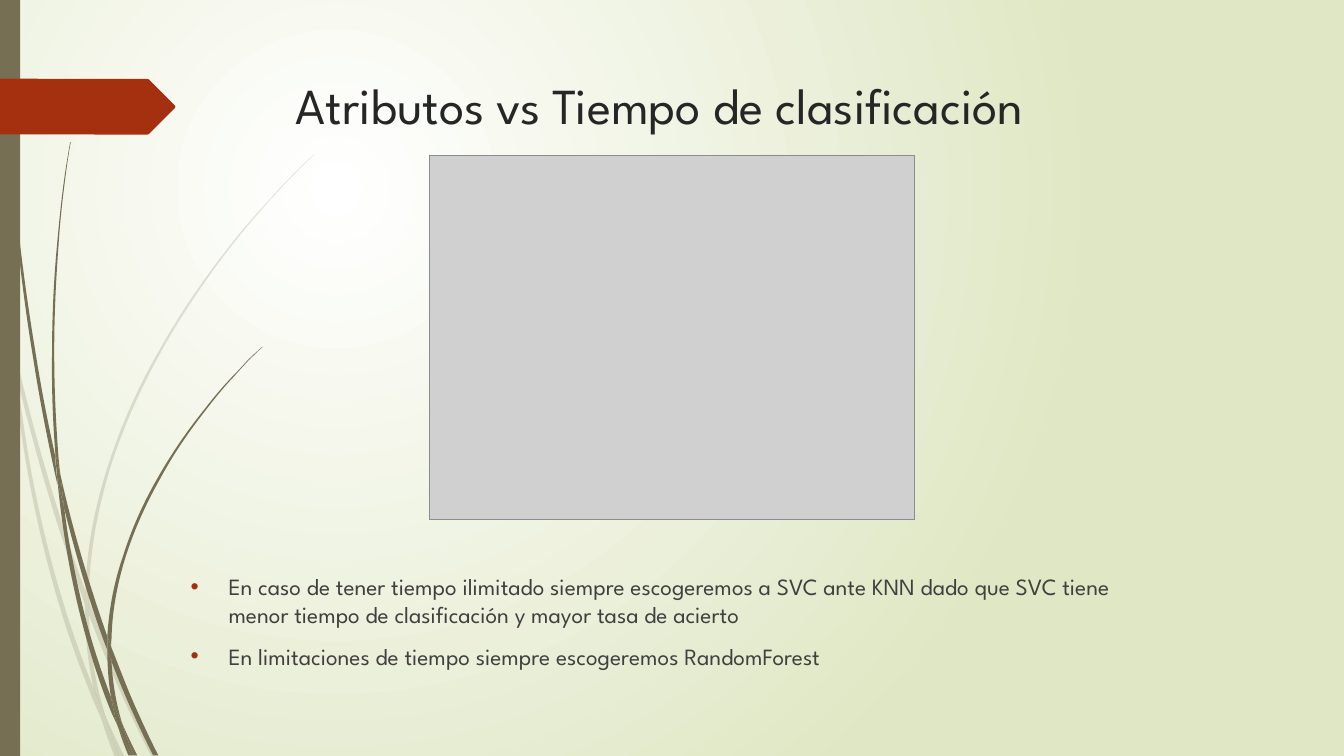
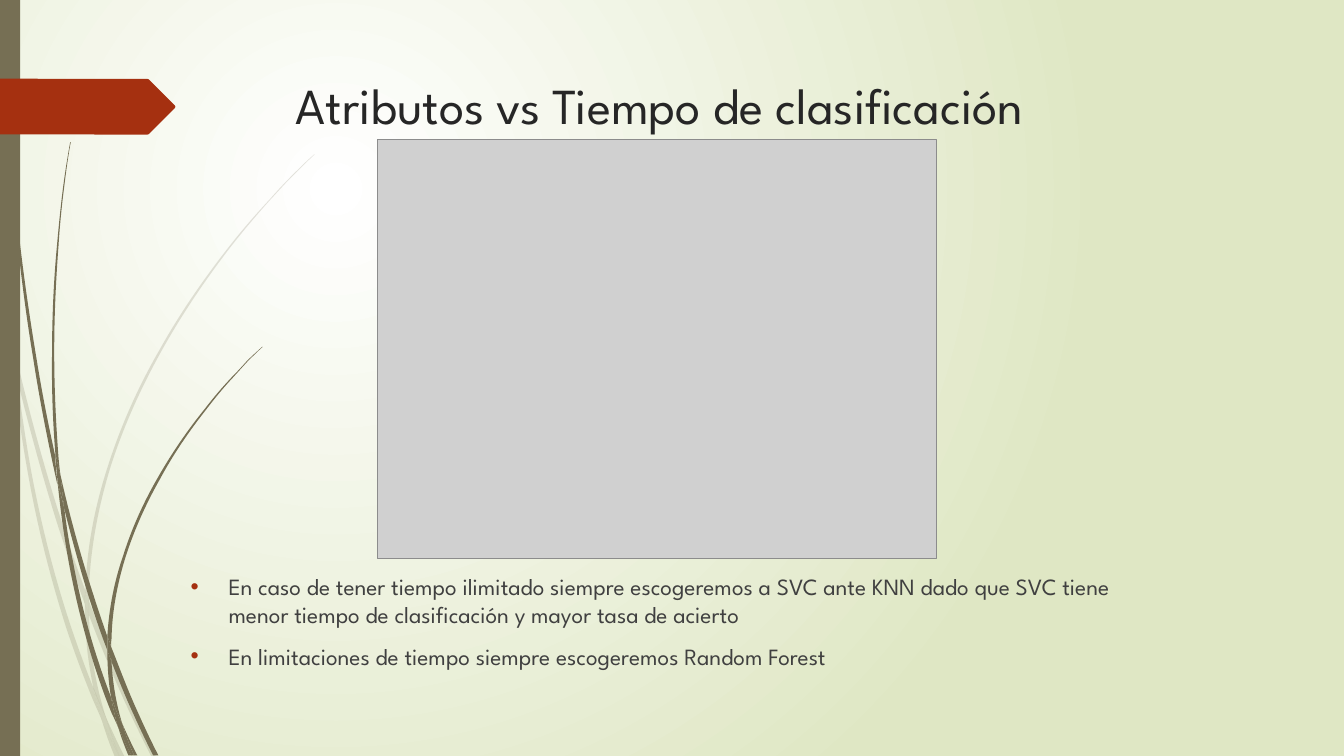
Before and after one commit to Emilio-Samuel/adivino, a slide deck: slide 14 of Proyecto Alfabeto.pptx (slide 13 before the commit). Drawn at 1344x756 pixels with LibreOffice and Linux fonts; fonts in the diff are those of the drawing; grey boxes stand for pictures. Boxes give left, top, right and bottom in pixels: in the first picture for what was removed or moved away, otherwise in the second. Text is boxed around its words. In the diff, an @@ line names an element or a change of style, - is before the commit and + after.

```diff
--- a/Proyecto Alfabeto.pptx
+++ b/Proyecto Alfabeto.pptx
@@ picture resized from (x1=430, y1=156, x2=914, y2=520) to (x1=377, y1=139, x2=937, y2=559) @@
@@ text at (x1=229, y1=649, x2=825, y2=670): spaces changed @@
-• En limitaciones de tiempo siempre escogeremos RandomForest
+• En limitaciones de tiempo siempre escogeremos Random Forest
```
Also in this commit, not shown: 9 other slides changed, 1 slide added, 2 other files.
